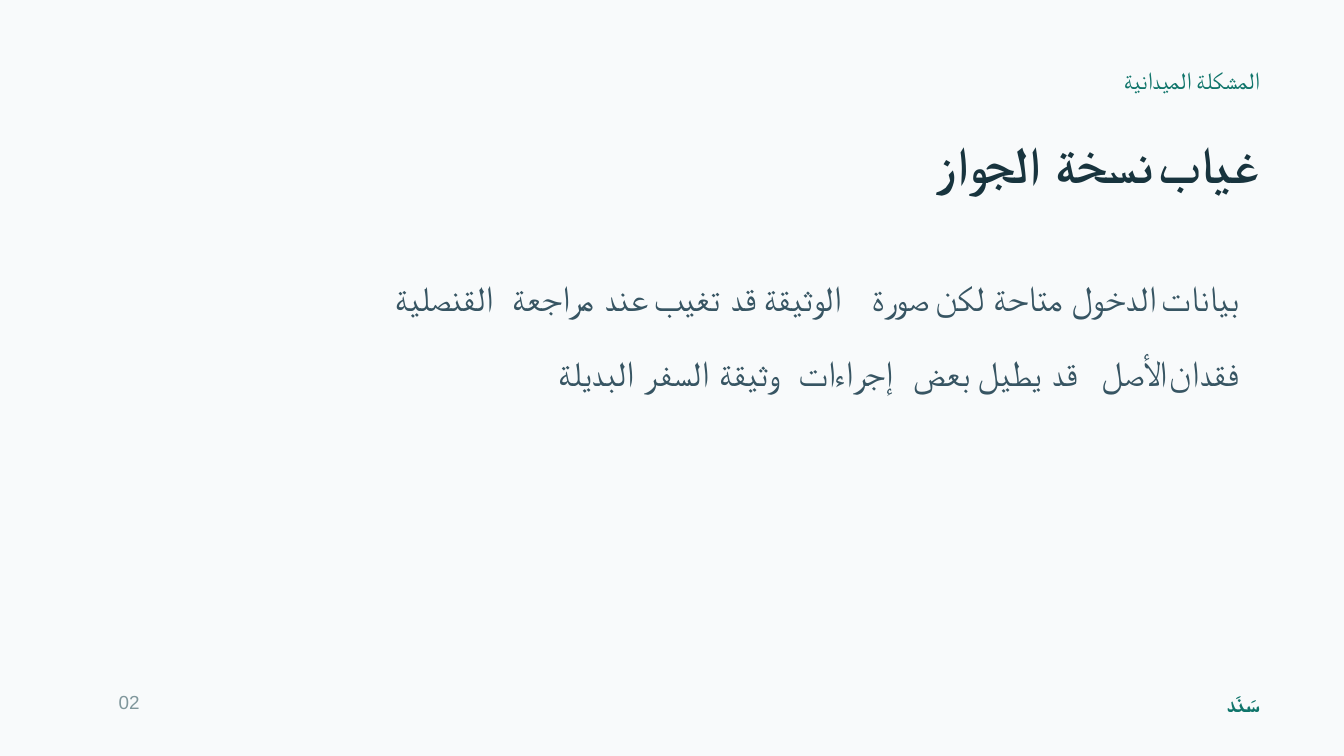
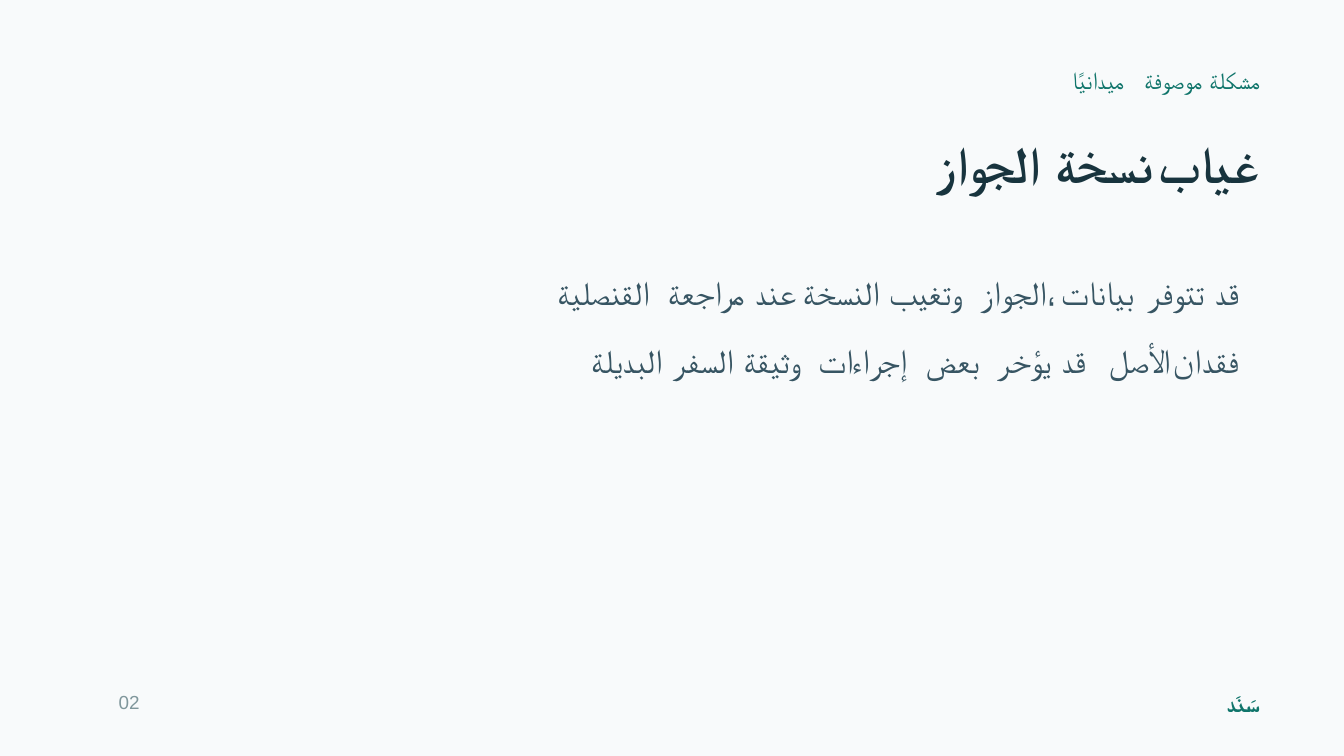
Before and after one commit to whyKaiser/sanad, a slide deck: slide 2 of presentation/SANAD-final-pitch.pptx. Drawn at 1344x756 pixels with LibreOffice and Linux fonts; fonts in the diff are those of the drawing. Boxes give left, top, right and bottom in pixels: in the first picture for what was removed or moved away, otherwise in the second. Text is boxed around its words. In the diff, an @@ line names an element or a change of style, - is before the commit and + after.

```diff
--- a/presentation/SANAD-final-pitch.pptx
+++ b/presentation/SANAD-final-pitch.pptx
@@ text added at (1073, 66, 1124, 102), 17.2 pt, text #10756B @@
+ميدانيًا
@@ text removed at (1124, 72, 1192, 94) @@
-الميدانية
@@ text added at (1144, 75, 1202, 95), 17.2 pt, text #10756B @@
+موصوفة
@@ text removed at (1196, 72, 1259, 90) @@
-المشكلة
@@ text added at (1209, 72, 1260, 90), 17.2 pt, text #10756B @@
+مشكلة
@@ text "القنصلية": place and size @@
-text "القنصلية" at (395, 286, 494, 318)
+text "القنصلية" at (557, 282, 650, 311)
@@ text removed at (654, 293, 720, 318) @@
-تغيب
@@ text "مراجعة": place and size @@
-text "مراجعة" at (512, 286, 593, 320)
+text "مراجعة" at (668, 282, 745, 314)
@@ text "عند": place and size @@
-text "عند" at (604, 293, 648, 311)
+text "عند" at (755, 288, 796, 305)
@@ text removed at (764, 286, 842, 320) @@
-الوثيقة
@@ text added at (803, 282, 880, 306), 24 pt, text #375563 @@
+النسخة
@@ text removed at (872, 292, 929, 320) @@
-صورة
@@ text added at (889, 288, 963, 313), 24 pt, text #375563 @@
+وتغيب
@@ text removed at (935, 286, 984, 318) @@
-لكن
@@ text added at (981, 282, 1057, 314), 24 pt, text #375563 @@
+الجواز،
@@ text removed at (993, 286, 1062, 312) @@
-متاحة
@@ text "بيانات": place and size @@
-text "بيانات" at (1161, 286, 1239, 318)
+text "بيانات" at (1061, 282, 1134, 312)
@@ text removed at (1071, 286, 1156, 320) @@
-الدخول
@@ text added at (1147, 285, 1204, 314), 24 pt, text #375563 @@
+تتوفر
@@ size 25.5 to 24 pt in 13 elements at (1173, 350, 1239, 380), (1109, 347, 1171, 381), (1061, 353, 1085, 373), (926, 358, 980, 381), (818, 350, 907, 382), (744, 354, 802, 382), (673, 350, 734, 382), (591, 350, 662, 380), (1061, 282, 1134, 312), (755, 288, 796, 305), (668, 282, 745, 314), (557, 282, 650, 311), (1215, 285, 1239, 305) @@
@@ text "قد": place and size @@
-text "قد" at (730, 290, 756, 311)
+text "قد" at (1215, 285, 1239, 305)
@@ text "البديلة": place and size @@
-text "البديلة" at (558, 361, 634, 393)
+text "البديلة" at (591, 350, 662, 380)
@@ text "السفر": place and size @@
-text "السفر" at (644, 361, 709, 395)
+text "السفر" at (673, 350, 734, 382)
@@ text "وثيقة": place and size @@
-text "وثيقة" at (719, 366, 780, 395)
+text "وثيقة" at (744, 354, 802, 382)
@@ text "إجراءات": place and size @@
-text "إجراءات" at (798, 361, 893, 396)
+text "إجراءات" at (818, 350, 907, 382)
@@ text "بعض": place and size @@
-text "بعض" at (913, 370, 970, 395)
+text "بعض" at (926, 358, 980, 381)
@@ text added at (988, 340, 1051, 390), 24 pt, text #375563 @@
+يؤخر
@@ text "قد": place and size @@
-text "قد" at (1052, 365, 1078, 386)
+text "قد" at (1061, 353, 1085, 373)
@@ text "الأصل": place and size @@
-text "الأصل" at (1101, 359, 1167, 395)
+text "الأصل" at (1109, 347, 1171, 381)
@@ text "فقدان": place and size @@
-text "فقدان" at (1169, 361, 1239, 393)
+text "فقدان" at (1173, 350, 1239, 380)
@@ text removed at (978, 361, 1042, 395) @@
-يطيل
```
Also in this commit, not shown: 1 other slide changed, 12 slides added, 8 slides removed, 9 other files.
